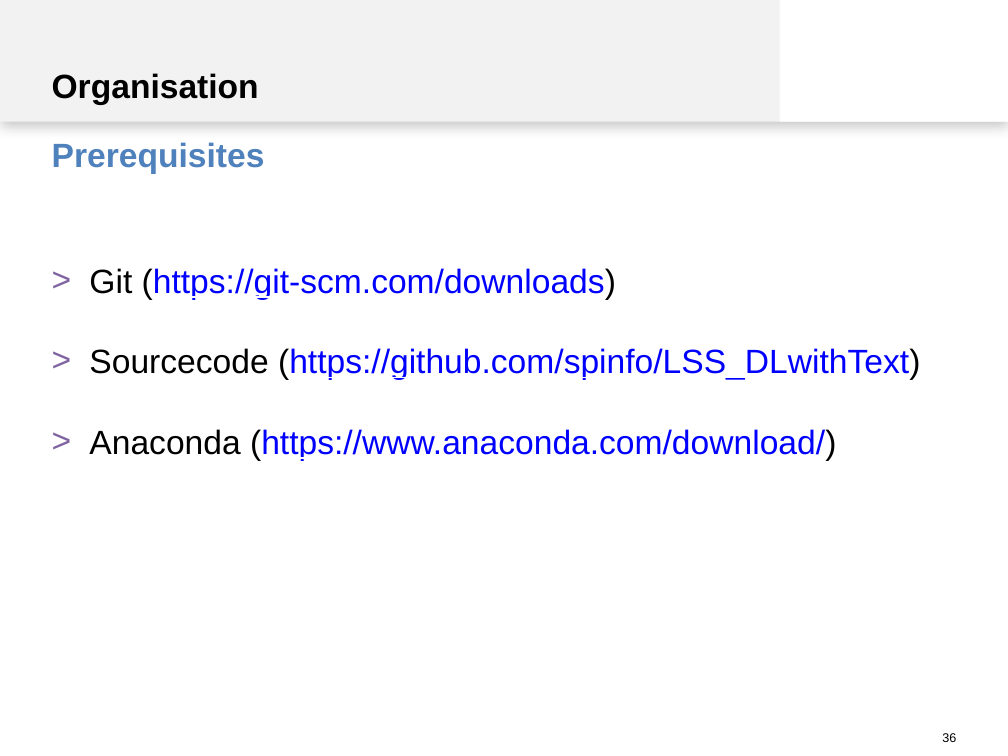
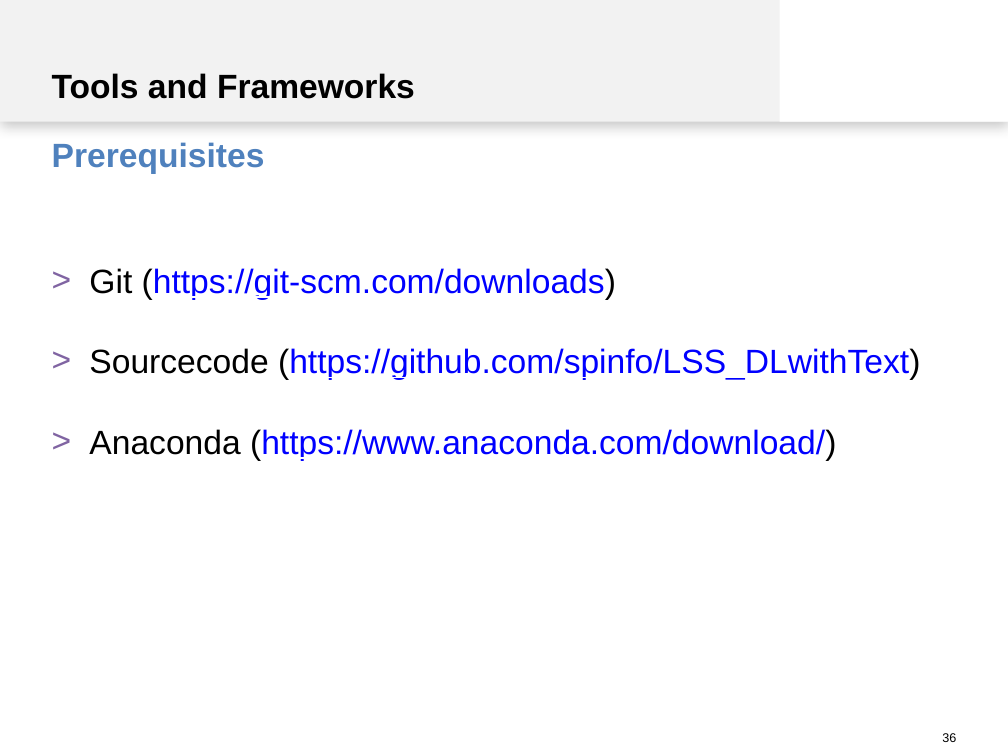
Before and after one commit to spinfo/LSS_DLwithText, a slide deck: slide 36 of docs/introduction.pptx. Drawn at 1008x756 pixels with LibreOffice and Linux fonts; fonts in the diff are those of the drawing. Boxes give left, top, right and bottom in pixels: in the first picture for what was removed or moved away, otherwise in the second. Text is boxed around its words. In the diff, an @@ line names an element or a change of style, - is before the commit and + after.

```diff
--- a/docs/introduction.pptx
+++ b/docs/introduction.pptx
@@ text at (x1=52, y1=73, x2=415, y2=99): text changed @@
-Organisation
+Tools and Frameworks
```
Also in this commit, not shown: 3 other slides changed, 1 slide added.
